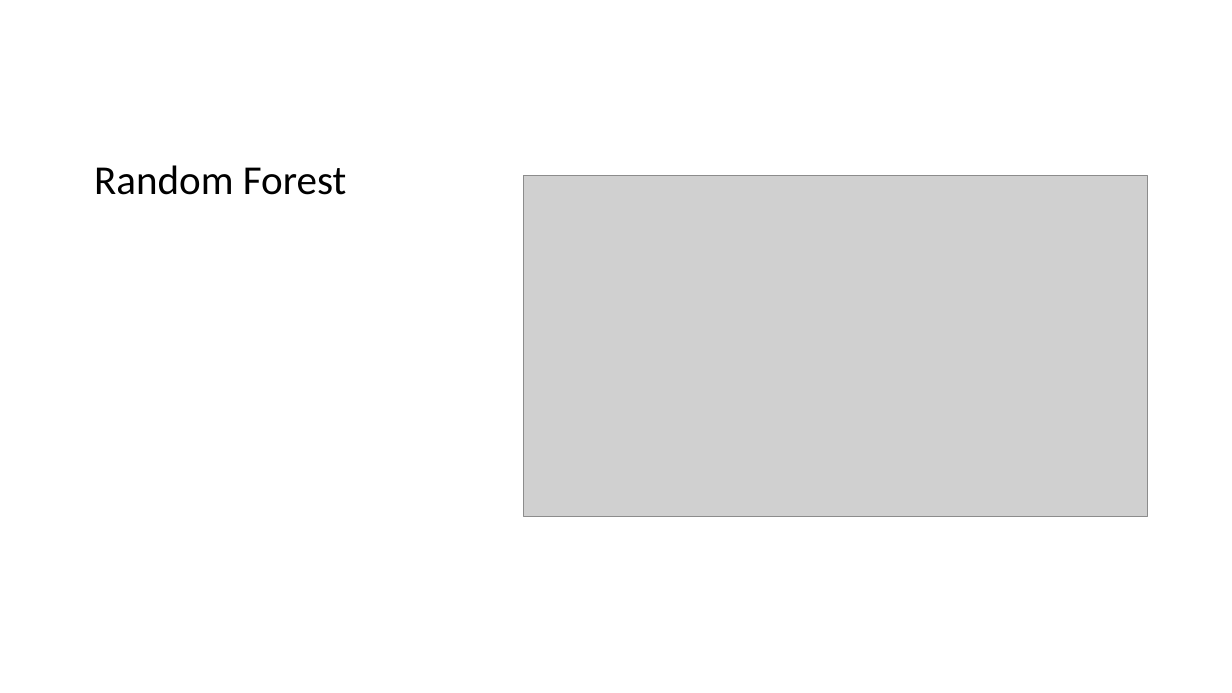
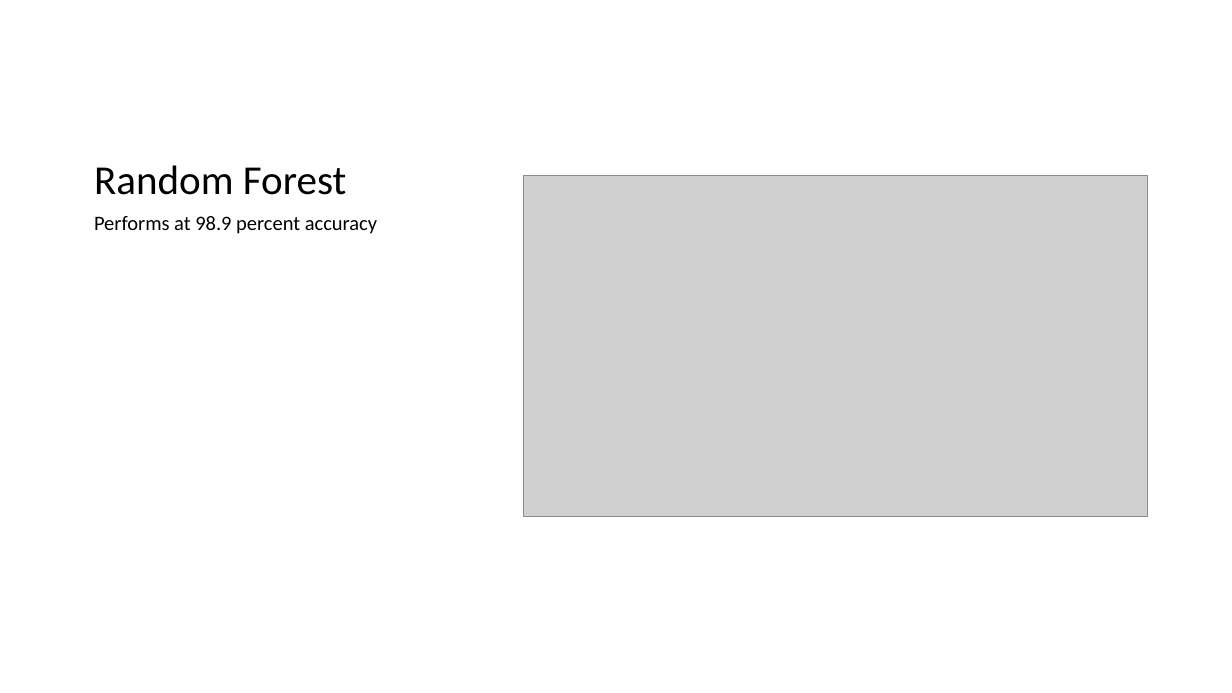
Before and after one commit to dwankelley/Quality_Control_Chart_Classification, a slide deck: slide 11 of Quality_Control_Chart_Classification_2.pptx. Drawn at 1232x693 pixels with LibreOffice and Linux fonts; fonts in the diff are those of the drawing; grey boxes stand for pictures. Boxes give left, top, right and bottom in pixels: in the first picture for what was removed or moved away, otherwise in the second. Text is boxed around its words. In the diff, an @@ line names an element or a change of style, - is before the commit and + after.

```diff
--- a/Quality_Control_Chart_Classification_2.pptx
+++ b/Quality_Control_Chart_Classification_2.pptx
@@ text added at bbox=[94, 216, 377, 234], 16 pt, text #000000 @@
+Performs at 98.9 percent accuracy
```
Also in this commit, not shown: 4 other slides changed, 7 slides added, 6 slides removed.
